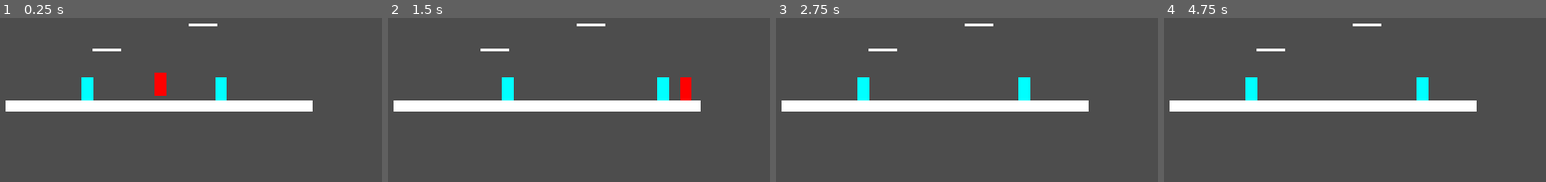
Above: before the commit, frames 1-4 (left to right).
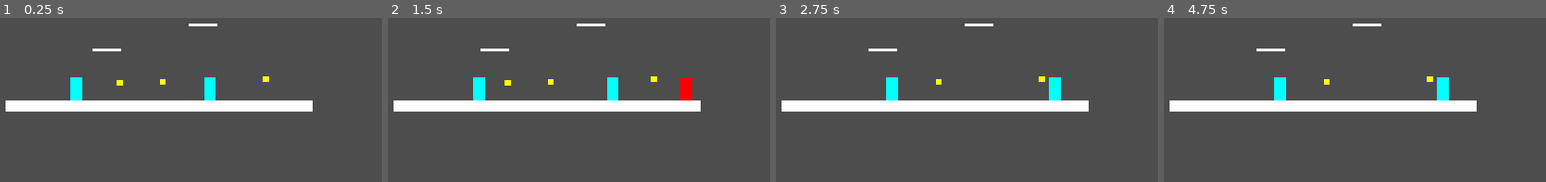
Above: after the commit, the same moments.

Repository: TrueHopolok/gamejam_nsjs
Game: Godot game, scene res://scenes/main.tscn
Two runs of this game, one before a commit and one after it. Both use one fixed random seed, a clock stepped at 60 frames per second and the inputs below.
Inputs:
- Up to frame 1 (0.25 s): no input
- Up to frame 2 (1.5 s): hold D (right) from 0.53 s (still down); tap L (jump) at 0.77 s
- Up to frame 3 (2.75 s): tap L (jump) at 1.52 s; release D (right) at 2.03 s; hold A (left) from 2.03 s (still down)
- Up to frame 4 (4.75 s): release A (left) at 2.78 s; hold D (right) 2.78-4.28 s; tap L (jump) at 3.02, 3.77, 4.52 s; hold A (left) from 4.28 s (still down)

The runs differ from the first frame. In frame 1, 2.2% of the frame differs, in the area x 18-71%, y 33-51%; in frame 2, 1.9%; in frame 3, 1.9%; in frame 4, 1.9%.

Commit message:
ADDED: projectiles; FIXED: enemy enadling and disabling

Diff:
--- a/project.godot
+++ b/project.godot
@@ -57,6 +57,13 @@
 ]
 }
 
+[layer_names]
+
+2d_physics/layer_1="Physics"
+2d_physics/layer_2="Activation"
+2d_physics/layer_3="EnemyHitboxes"
+2d_physics/layer_4="PlayerHitboxes"
+
 [physics]
 
 2d/default_gravity=40.0
--- a/scenes/enemies/enemy_base.tscn
+++ b/scenes/enemies/enemy_base.tscn
@@ -10,6 +10,7 @@
 size = Vector2(48, 64)
 
 [node name="EnemyBase" type="Node2D"]
+process_mode = 4
 script = ExtResource("1_dejmu")
 
 [node name="HealthComponent" parent="." instance=ExtResource("1_kllwe")]
@@ -36,8 +37,10 @@
 metadata/_edit_lock_ = true
 
 [node name="ActivationArea2D" type="Area2D" parent="."]
+process_mode = 1
 collision_layer = 2
 collision_mask = 0
+input_pickable = false
 monitoring = false
 metadata/_edit_lock_ = true
 
--- a/scenes/main.tscn
+++ b/scenes/main.tscn
@@ -1,14 +1,15 @@
-[gd_scene load_steps=5 format=3 uid="uid://c4slt7q6nlydc"]
+[gd_scene load_steps=6 format=3 uid="uid://c4slt7q6nlydc"]
 
 [ext_resource type="PackedScene" uid="uid://dus7affod732w" path="res://scenes/platform_static.tscn" id="1_741tv"]
 [ext_resource type="PackedScene" uid="uid://ij7m6pmoy6el" path="res://scenes/player.tscn" id="2_qdpul"]
 [ext_resource type="PackedScene" uid="uid://r5ln5caeihs4" path="res://scenes/platform_through.tscn" id="3_ge3iy"]
 [ext_resource type="PackedScene" uid="uid://c46l28oaydnpi" path="res://scenes/enemies/enemy_base.tscn" id="4_foysw"]
+[ext_resource type="PackedScene" uid="uid://v1xp2jakpw3a" path="res://scenes/projectile.tscn" id="5_dh6h7"]
 
 [node name="Main" type="Node2D"]
 
 [node name="Player" parent="." instance=ExtResource("2_qdpul")]
-position = Vector2(451, 300)
+position = Vector2(452, -980)
 
 [node name="Through" parent="." instance=ExtResource("3_ge3iy")]
 position = Vector2(377, 292)
@@ -32,6 +33,24 @@
 [node name="MarkerRight" parent="EnemyBase2" index="1"]
 position = Vector2(75, -5)
 
+[node name="Projectile" parent="." instance=ExtResource("5_dh6h7")]
+position = Vector2(454, 337)
+collision_layer = 8
+collision_mask = 8
+
+[node name="Projectile2" parent="." instance=ExtResource("5_dh6h7")]
+position = Vector2(395, 338)
+
+[node name="Projectile3" parent="." instance=ExtResource("5_dh6h7")]
+position = Vector2(597, 333)
+collision_layer = 8
+collision_mask = 8
+
+[node name="Projectile4" parent="." instance=ExtResource("5_dh6h7")]
+position = Vector2(1045, 319)
+collision_layer = 8
+collision_mask = 8
+
 [editable path="EnemyBase"]
 [editable path="EnemyBase/HealthComponent"]
 [editable path="EnemyBase2"]
--- a/scenes/player.tscn
+++ b/scenes/player.tscn
@@ -9,17 +9,28 @@
 [sub_resource type="RectangleShape2D" id="RectangleShape2D_m75xs"]
 size = Vector2(16, 32)
 
+[sub_resource type="RectangleShape2D" id="RectangleShape2D_pxh5y"]
+size = Vector2(2000, 500)
+
+[sub_resource type="RectangleShape2D" id="RectangleShape2D_erlxg"]
+size = Vector2(3000, 1000)
+
 [node name="Player" type="CharacterBody2D"]
 script = ExtResource("1_0h3a2")
 
 [node name="HealthComponent" parent="." instance=ExtResource("2_byd1l")]
+invincibility_time = 1.0
+metadata/_edit_lock_ = true
 
 [node name="HitboxArea2D" parent="HealthComponent" index="0"]
 collision_layer = 8
 collision_mask = 8
+input_pickable = false
+metadata/_edit_lock_ = true
 
 [node name="CollisionShape2D" parent="HealthComponent/HitboxArea2D" index="0"]
 shape = SubResource("RectangleShape2D_p50bg")
+metadata/_edit_lock_ = true
 
 [node name="ColorRect" type="ColorRect" parent="."]
 offset_left = -8.0
@@ -27,11 +38,39 @@
 offset_right = 8.0
 offset_bottom = 16.0
 color = Color(1, 0, 0, 1)
+metadata/_edit_lock_ = true
 
 [node name="CollisionShape2D" type="CollisionShape2D" parent="."]
 shape = SubResource("RectangleShape2D_m75xs")
+metadata/_edit_lock_ = true
 
 [node name="CoyoteTimer" type="Timer" parent="."]
 one_shot = true
 
+[node name="AgroArea" type="Area2D" parent="."]
+visible = false
+collision_layer = 0
+collision_mask = 2
+input_pickable = false
+monitorable = false
+metadata/_edit_lock_ = true
+
+[node name="CollisionShape2D" type="CollisionShape2D" parent="AgroArea"]
+shape = SubResource("RectangleShape2D_pxh5y")
+debug_color = Color(1, 0, 0, 0.313726)
+metadata/_edit_lock_ = true
+
+[node name="ActivationArea" type="Area2D" parent="."]
+visible = false
+collision_layer = 0
+collision_mask = 2
+input_pickable = false
+monitorable = false
+metadata/_edit_lock_ = true
+
+[node name="CollisionShape2D" type="CollisionShape2D" parent="ActivationArea"]
+shape = SubResource("RectangleShape2D_erlxg")
+debug_color = Color(0, 0, 1, 0.313726)
+metadata/_edit_lock_ = true
+
 [editable path="HealthComponent"]
--- /dev/null
+++ b/scenes/projectile.tscn
@@ -0,0 +1,25 @@
+[gd_scene load_steps=3 format=3 uid="uid://v1xp2jakpw3a"]
+
+[ext_resource type="Script" path="res://scripts/projectile.gd" id="1_kht1i"]
+
+[sub_resource type="CircleShape2D" id="CircleShape2D_spfh7"]
+radius = 5.65685
+
+[node name="Projectile" type="Area2D"]
+collision_layer = 4
+collision_mask = 4
+script = ExtResource("1_kht1i")
+
+[node name="ColorRect" type="ColorRect" parent="."]
+offset_left = -4.0
+offset_top = -4.0
+offset_right = 4.0
+offset_bottom = 4.0
+color = Color(1, 1, 0, 1)
+
+[node name="CollisionShape2D" type="CollisionShape2D" parent="."]
+shape = SubResource("CircleShape2D_spfh7")
+
+[node name="VisibleOnScreenNotifier2D" type="VisibleOnScreenNotifier2D" parent="."]
+position = Vector2(3.57628e-07, 3.57628e-07)
+scale = Vector2(0.4, 0.4)
--- a/scripts/components/health.gd
+++ b/scripts/components/health.gd
@@ -22,11 +22,10 @@
 func _damaged(area : Area2D):
 	if not invincibility_timer.is_stopped():
 		return
-	var parent_node = area.get_parent()
-	if not is_instance_of(parent_node, Projectile):
+	if not is_instance_of(area, Projectile):
 		return
-	health -= parent_node.damage
-	invincibility_timer.play(invincibility_time)
+	health -= area.damage
+	invincibility_timer.start(invincibility_time)
 	if health <= 0.0:
 		died.emit()
 	else:
--- a/scripts/enemy.gd
+++ b/scripts/enemy.gd
@@ -7,6 +7,9 @@
 var pos_start : float
 var pos_finish : float
 var moving_right : bool = true
+
+func attack_player():
+	print(name, ": attack player")
 
 func _ready():
 	pos_start = global_position.x
--- a/scripts/player.gd
+++ b/scripts/player.gd
@@ -4,10 +4,30 @@
 const JUMP_VELOCITY : float = -400
 const COYOTE_TIME : float = 0.1
 
+@onready var activation_area : Area2D = $ActivationArea
+@onready var agro_area : Area2D = $AgroArea
 @onready var coyote_timer : Timer = $CoyoteTimer
 @onready var health_component : HealthComponent = $HealthComponent
 
 var gravity : float = ProjectSettings.get_setting("physics/2d/default_gravity")
+
+func activate_enemy(area : Area2D, activate : bool):
+	var parent_node = area.get_parent()
+	if is_instance_of(parent_node, Enemy):
+		if activate:
+			parent_node.process_mode = Node.PROCESS_MODE_INHERIT
+		else:
+			parent_node.process_mode = Node.PROCESS_MODE_DISABLED
+
+func agro_enemy(area : Area2D):
+	var parent_node = area.get_parent()
+	if is_instance_of(parent_node, Enemy):
+		parent_node.attack_player()
+
+func _ready():
+	activation_area.area_entered.connect(func(area : Area2D): activate_enemy(area, true))
+	activation_area.area_exited.connect(func(area : Area2D): activate_enemy(area, false))
+	agro_area.area_entered.connect(agro_enemy)
 
 func _process(_delta):
 	_move()
--- a/scripts/projectile.gd
+++ b/scripts/projectile.gd
@@ -1 +1,15 @@
-class_name Projectile extends Node
+class_name Projectile extends Area2D
+
+const SPEED : float = 3
+
+var damage : float = 1.0
+var velocity : Vector2
+
+func _ready():
+	area_entered.connect(func(_area : Area2D): queue_free())
+	$VisibleOnScreenNotifier2D.screen_exited.connect(queue_free)
+	velocity *= SPEED
+	print(damage, velocity)
+
+func _process(_delta):
+	global_position += velocity
Not shown: 1 places in scenes/player.tscn that only renumber resources
